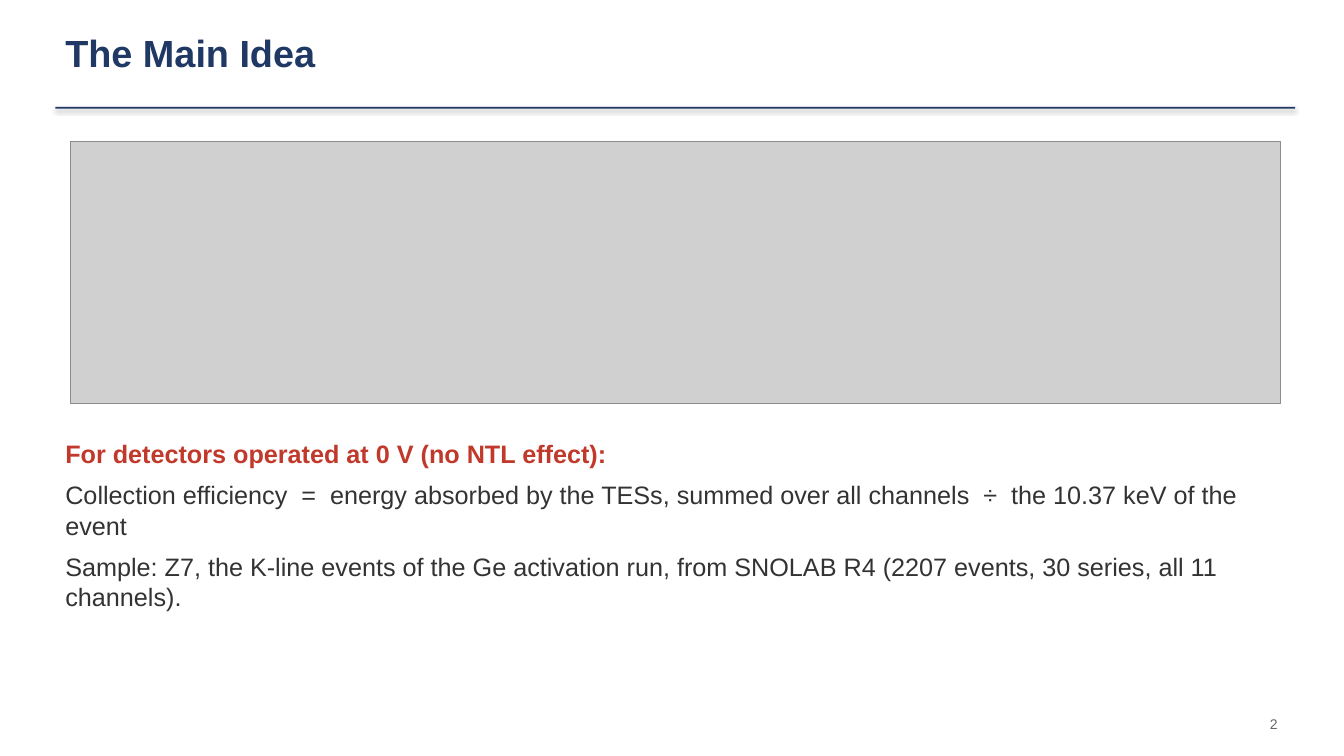
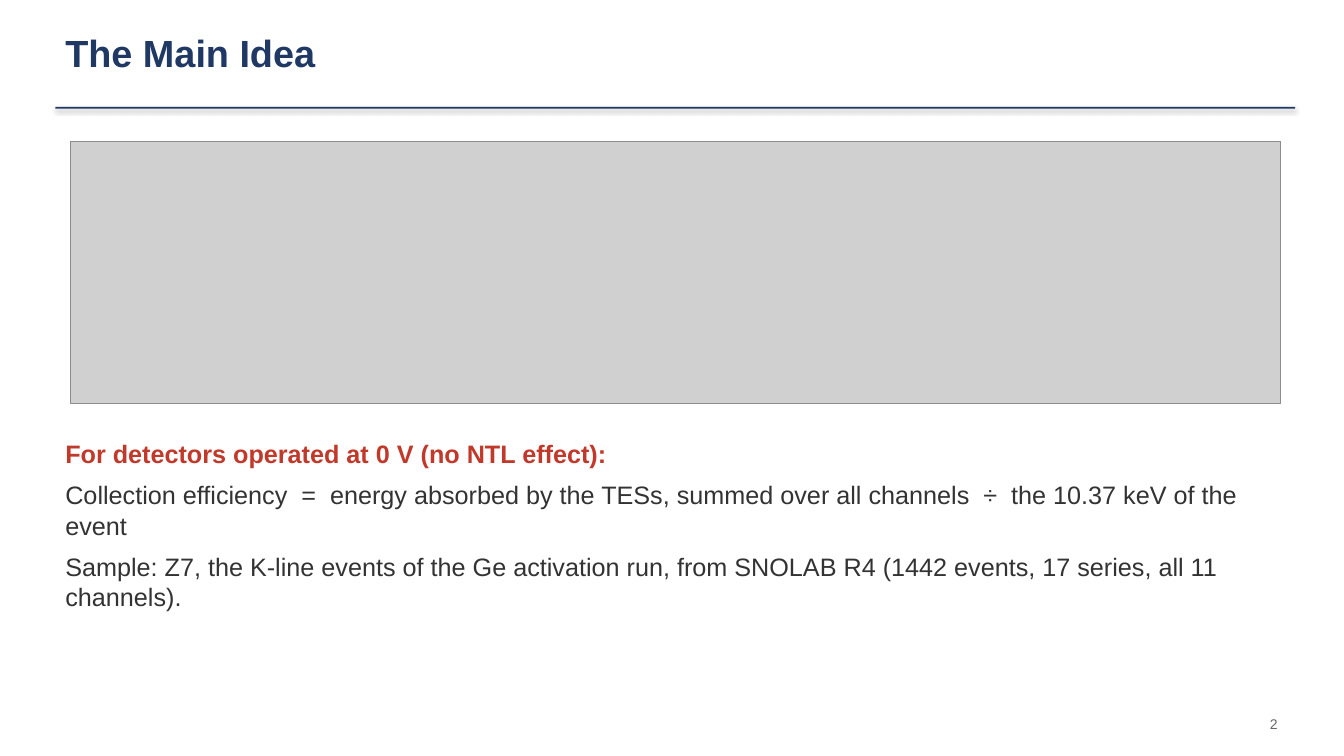
Before and after one commit to ZhihengLi0/urop, a slide deck: slide 2 of snolab_run4_phonon_pulse_analysis/collection_efficiency/presentation/SNOLAB_R4_collection_efficiency_20260910.pptx. Drawn at 1344x756 pixels with LibreOffice and Linux fonts; fonts in the diff are those of the drawing; grey boxes stand for pictures. Boxes give left, top, right and bottom in pixels: in the first picture for what was removed or moved away, otherwise in the second. Text is boxed around its words. In the diff, an @@ line names an element or a change of style, - is before the commit and + after.

```diff
--- a/snolab_run4_phonon_pulse_analysis/collection_efficiency/presentation/SNOLAB_R4_collection_efficiency_20260910.pptx
+++ b/snolab_run4_phonon_pulse_analysis/collection_efficiency/presentation/SNOLAB_R4_collection_efficiency_20260910.pptx
@@ text at box(65, 557, 1217, 612): text changed @@
-Sample: Z7, the K-line events of the Ge activation run, from SNOLAB R4 (2207 events, 30 series, all 11 channels).
+Sample: Z7, the K-line events of the Ge activation run, from SNOLAB R4 (1442 events, 17 series, all 11 channels).
```
Also in this commit, not shown: 6 other slides changed, 31 other files.
